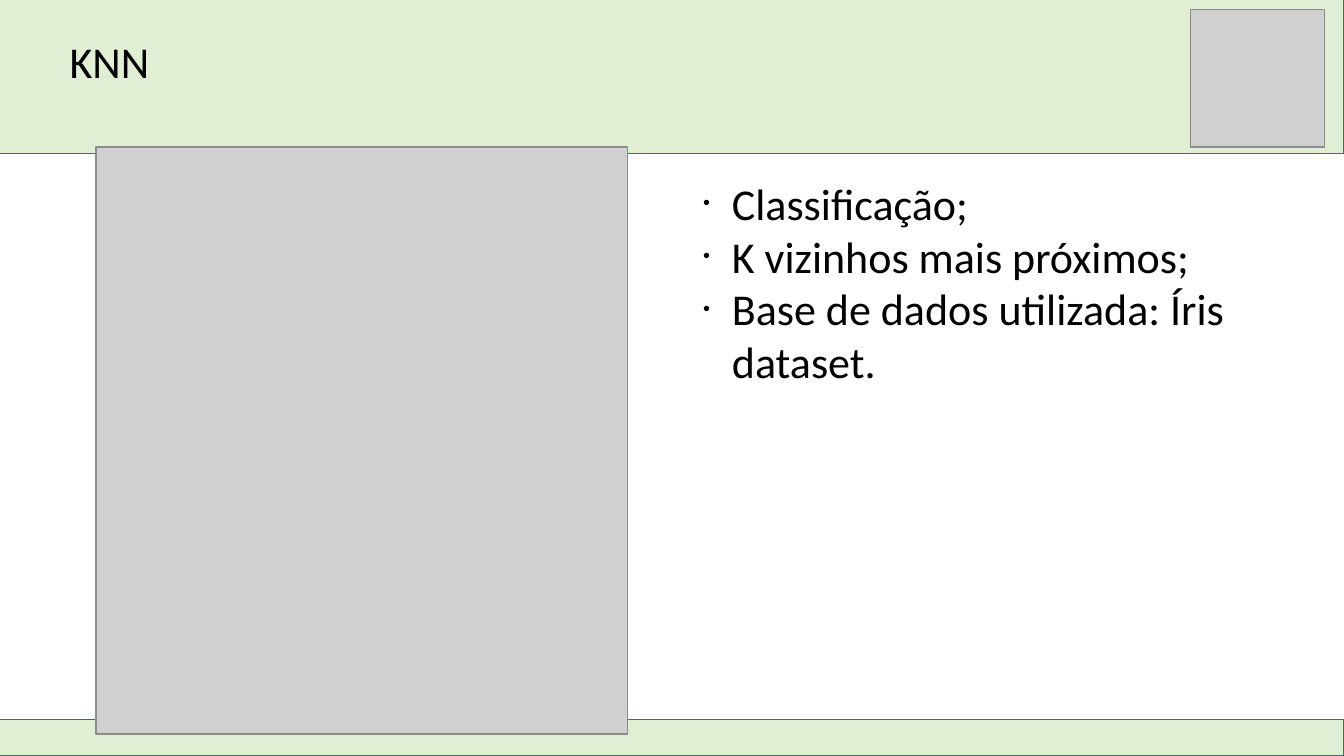
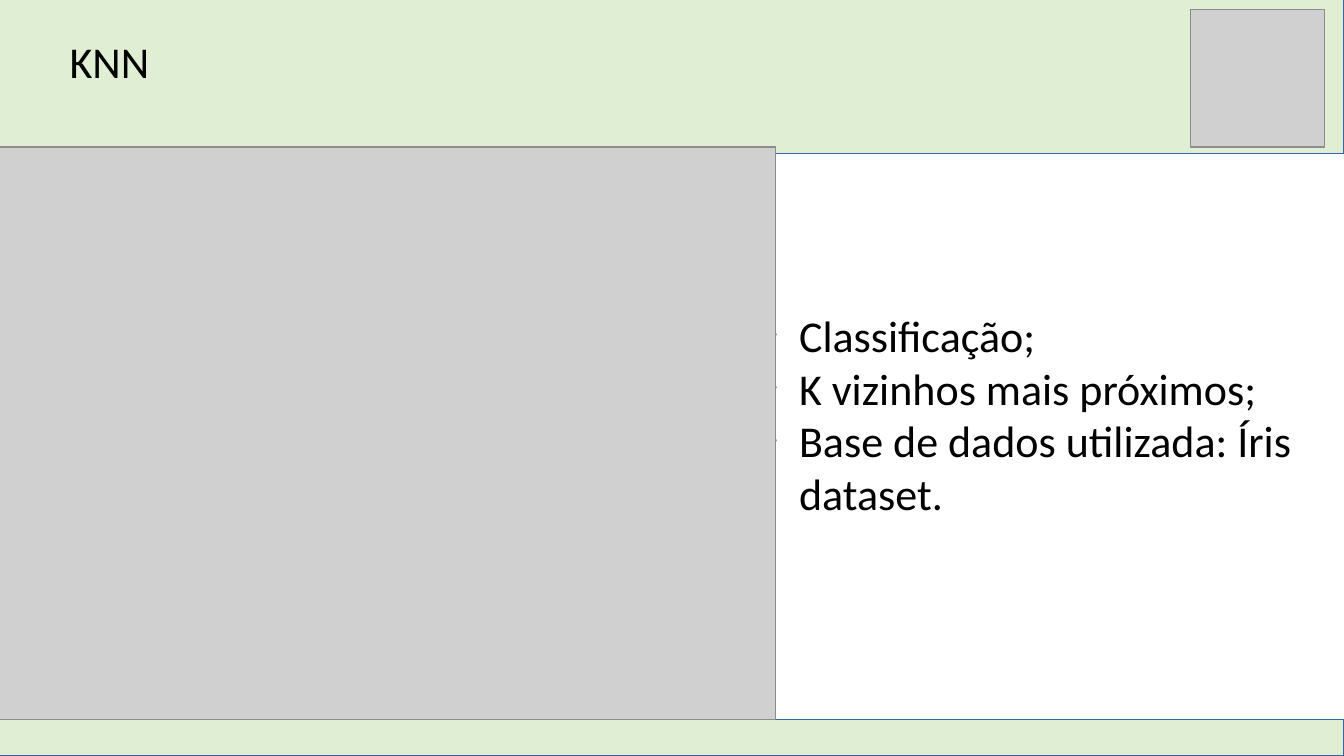
Before and after one commit to DimitriLeandro/ProjetoFinalSistemasInteligentesUFABC, a slide deck: slide 5 of Apresentação SI.odp (slide 4 before the commit). Drawn at 1344x756 pixels with LibreOffice and Linux fonts; fonts in the diff are those of the drawing; grey boxes stand for pictures. Boxes give left, top, right and bottom in pixels: in the first picture for what was removed or moved away, otherwise in the second. Text is boxed around its words. In the diff, an @@ line names an element or a change of style, - is before the commit and + after.

```diff
--- a/Apresentação SI.odp
+++ b/Apresentação SI.odp
@@ picture: place and size @@
-picture at <box>96,148,628,735</box>
+picture at <box>0,148,776,721</box>
@@ text "Classificação;": place and size @@
-text "Classificação;" at <box>732,189,1224,379</box>
+text "Classificação;" at <box>799,321,1291,511</box>
```
Also in this commit, not shown: 6 other slides changed, 2 slides added.
